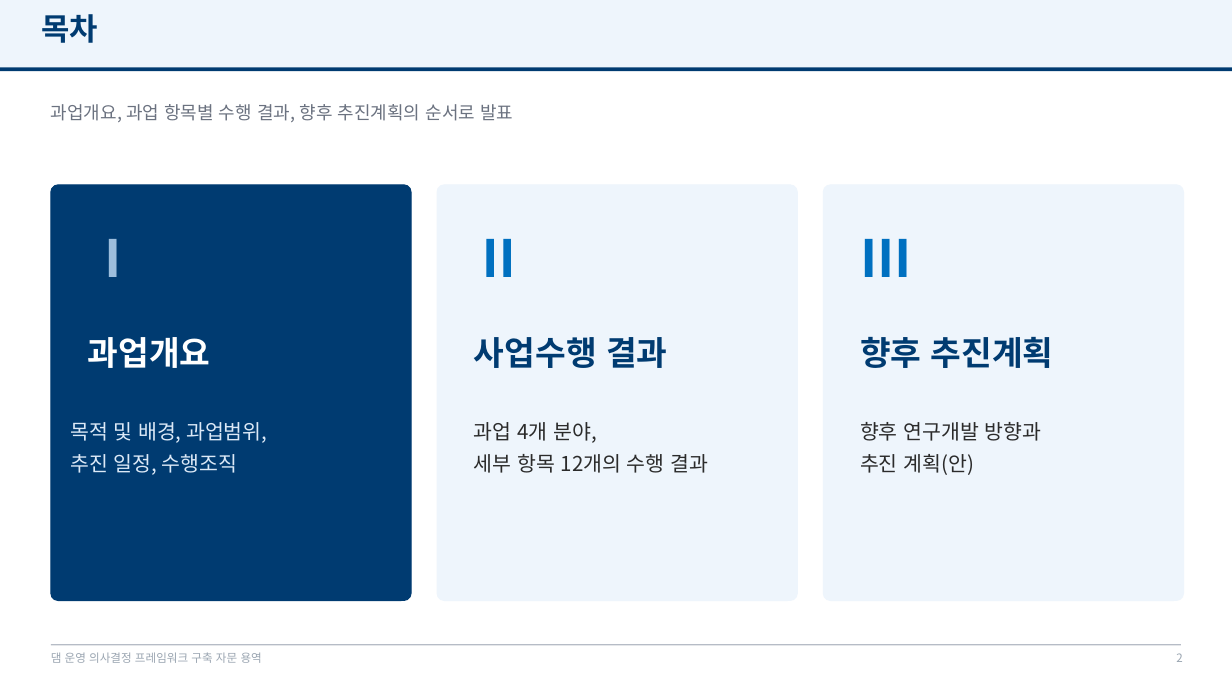
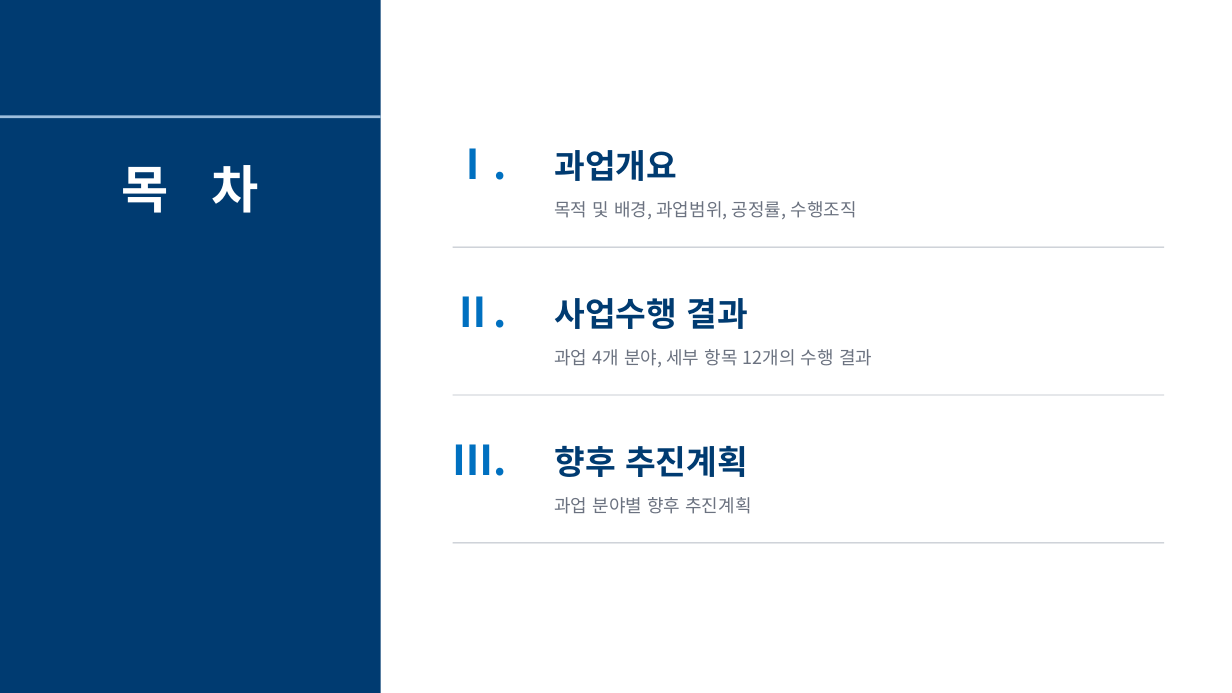
Before and after one commit to mkm1119/KGRAG-LLM, a slide deck: slide 2 of project_khnp/2026.12.09_최종보고회_발표자료_템플릿.pptx. Drawn at 1232x693 pixels with LibreOffice and Linux fonts; fonts in the diff are those of the drawing; background and template pictures are left out. Boxes give left, top, right and bottom in pixels: in the first picture for what was removed or moved away, otherwise in the second. Text is boxed around its words. In the diff, an @@ line names an element or a change of style, - is before the commit and + after.

```diff
--- a/project_khnp/2026.12.09_최종보고회_발표자료_템플릿.pptx
+++ b/project_khnp/2026.12.09_최종보고회_발표자료_템플릿.pptx
@@ rectangle removed at <box>0,0,1232,67</box> @@
@@ rectangle added at <box>0,0,381,693</box>, fill #003B71 @@
@@ rectangle removed at <box>0,67,1232,71</box> @@
@@ rectangle added at <box>0,116,381,118</box>, fill #9DBEDD @@
@@ text removed at <box>51,104,513,122</box> @@
-과업개요, 과업 항목별 수행 결과, 향후 추진계획의 순서로 발표
@@ text at <box>453,148,507,180</box>: text changed; size 40 to 32 pt; text colour #9DBEDD to #0070C0 @@
-Ⅰ
+Ⅰ.
@@ text "과업개요": place and size @@
-text "과업개요" at <box>88,337,211,368</box>
+text "과업개요" at <box>554,150,677,181</box>
@@ text "과업개요" at <box>554,150,677,181</box>: text colour #FFFFFF to #003B71 @@
@@ text at <box>122,165,259,213</box>: text changed; size 24 to 40 pt; text colour #003B71 to #FFFFFF @@
-목차
+목 차
@@ rounded rectangle removed at <box>51,185,411,601</box> @@
@@ rounded rectangle removed at <box>437,185,798,601</box> @@
@@ text at <box>554,201,857,219</box>: text changed; size 16 to 14 pt; text colour #DCE9F7 to #6B7280 @@
-목적 및 배경, 과업범위,
-추진 일정, 수행조직
+목적 및 배경, 과업범위, 공정률, 수행조직
@@ rounded rectangle removed at <box>823,185,1184,601</box> @@
@@ rectangle added at <box>453,247,1165,248</box>, fill #B6BCC6 @@
@@ text at <box>453,296,507,328</box>: text changed; size 40 to 32 pt @@
-Ⅱ
+Ⅱ.
@@ text "사업수행 결과": place and size @@
-text "사업수행 결과" at <box>474,337,667,368</box>
+text "사업수행 결과" at <box>554,298,747,329</box>
@@ text at <box>554,349,872,367</box>: text changed; size 16 to 14 pt; text colour #2B2B2B to #6B7280 @@
-과업 4개 분야,
-세부 항목 12개의 수행 결과
+과업 4개 분야, 세부 항목 12개의 수행 결과
@@ rectangle added at <box>453,395,1165,396</box>, fill #B6BCC6 @@
@@ text at <box>453,444,507,476</box>: text changed; size 40 to 32 pt @@
-Ⅲ
+Ⅲ.
@@ text "향후 추진계획": place and size @@
-text "향후 추진계획" at <box>860,337,1054,368</box>
+text "향후 추진계획" at <box>554,446,748,477</box>
@@ text removed at <box>860,422,1042,475</box> @@
-향후 연구개발 방향과
-추진 계획(안)
@@ text added at <box>554,497,751,514</box>, 14 pt, text #6B7280 @@
+과업 분야별 향후 추진계획
@@ rectangle added at <box>453,543,1165,543</box>, fill #B6BCC6 @@
@@ rectangle removed at <box>51,644,1181,645</box> @@
@@ text removed at <box>51,652,262,663</box> @@
-댐 운영 의사결정 프레임워크 구축 자문 용역
@@ page number removed at <box>1176,653,1182,662</box> @@
-2
```
Also in this commit, not shown: 29 other slides changed, 8 slides added, 1 other file.
